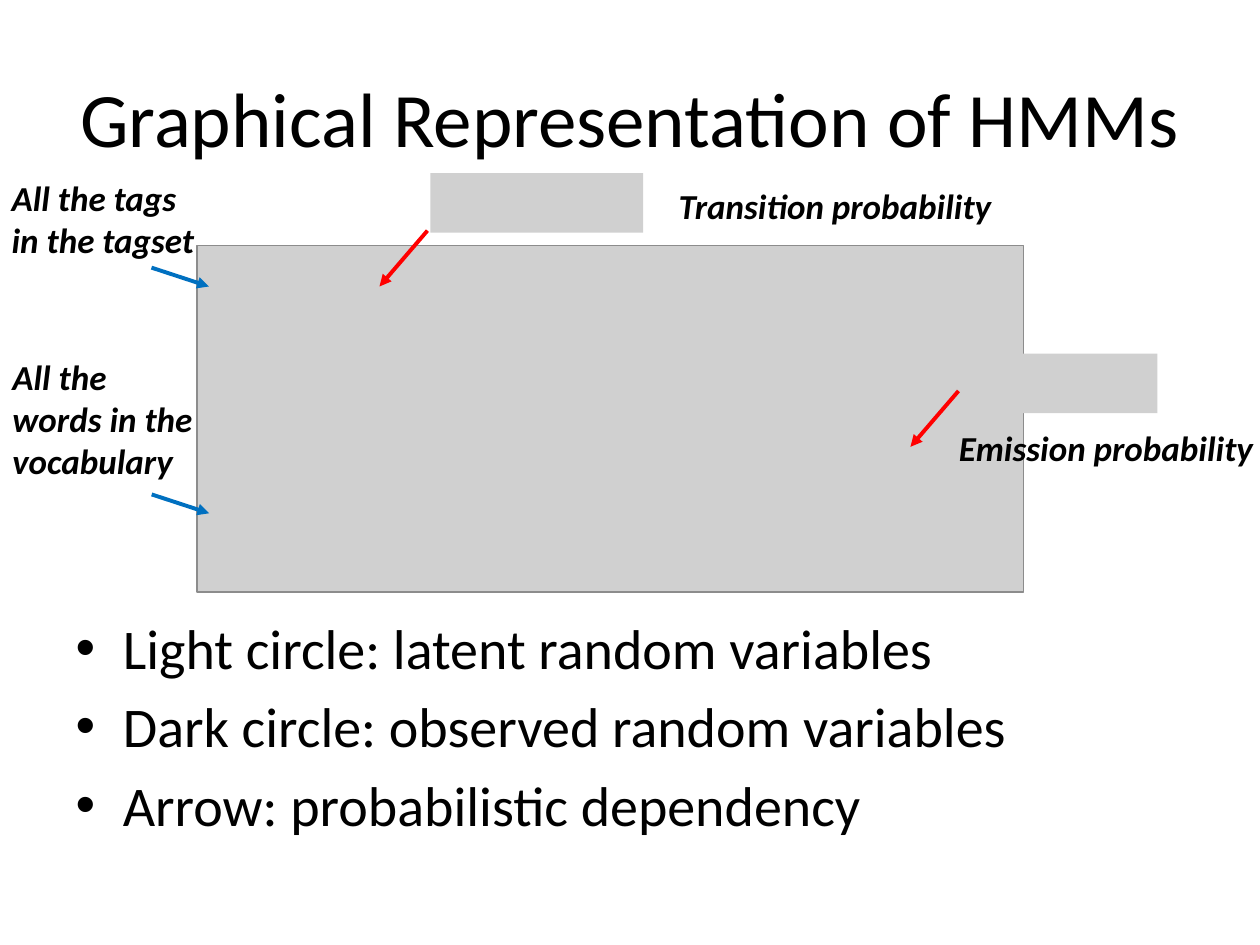
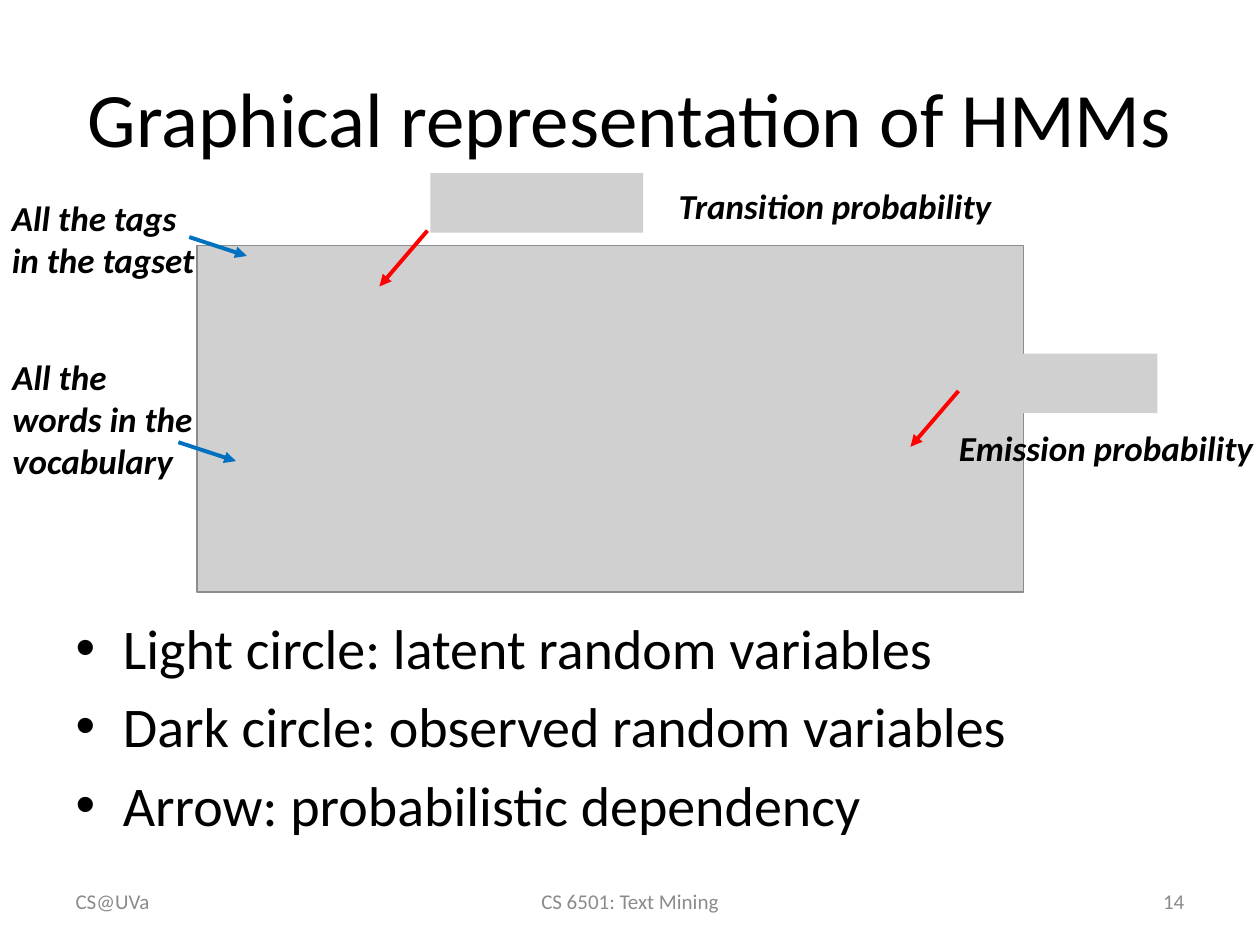
Before and after one commit to wang296/CS6501-Text-Mining, a slide deck: slide 14 of docs/POSTagging-SequenceLabeling.pptx. Drawn at 1260x945 pixels with LibreOffice and Linux fonts; fonts in the diff are those of the drawing; grey boxes stand for pictures. Boxes give left, top, right and bottom in pixels: in the first picture for what was removed or moved away, otherwise in the second. Text is boxed around its words. In the diff, an @@ line names an element or a change of style, - is before the commit and + after.

```diff
--- a/docs/POSTagging-SequenceLabeling.pptx
+++ b/docs/POSTagging-SequenceLabeling.pptx
@@ title at (88,93,1171,160): text changed @@
-Graphical Representation of HMMs
+Graphical representation of HMMs
@@ text "All the tags in the ...": place and size @@
-text "All the tags in the ..." at (12,186,194,259)
+text "All the tags in the ..." at (12,206,195,279)
@@ arrow moved from (151, 267) - (209, 286) to (189, 237) - (247, 256) @@
@@ arrow moved from (151, 494) - (209, 513) to (179, 442) - (236, 461) @@
@@ text added at (76,895,150,912), 12 pt, text #8C8C8C @@
+CS@UVa
@@ text added at (541,895,718,913), 12 pt, text #8C8C8C @@
+CS 6501: Text Mining
@@ page number added at (1163,895,1184,909), 12 pt, text #8C8C8C @@
+14
```
Also in this commit, not shown: 37 other slides changed, 2 slides added, 1 slide removed, 7 other files.
